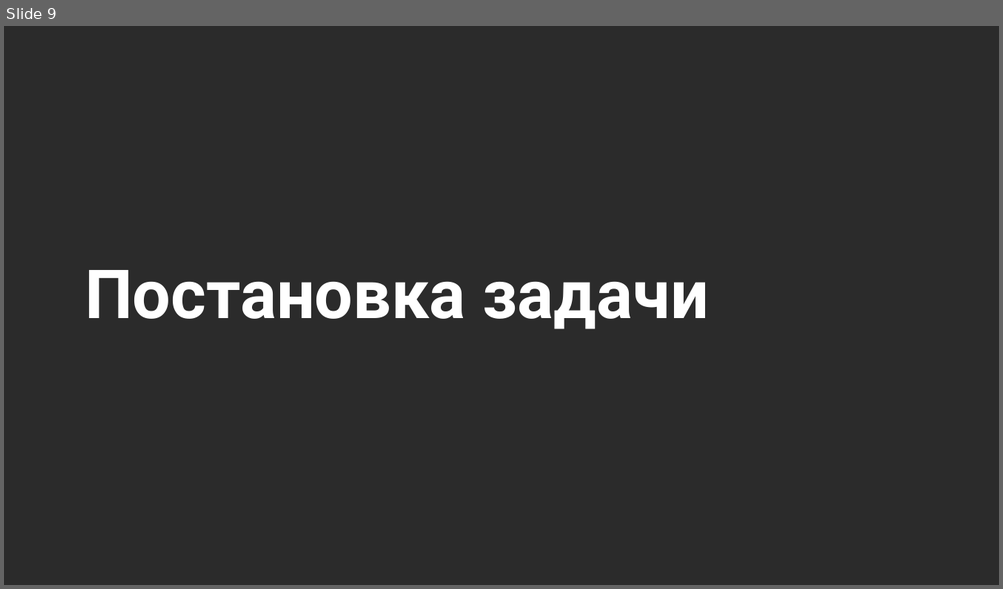
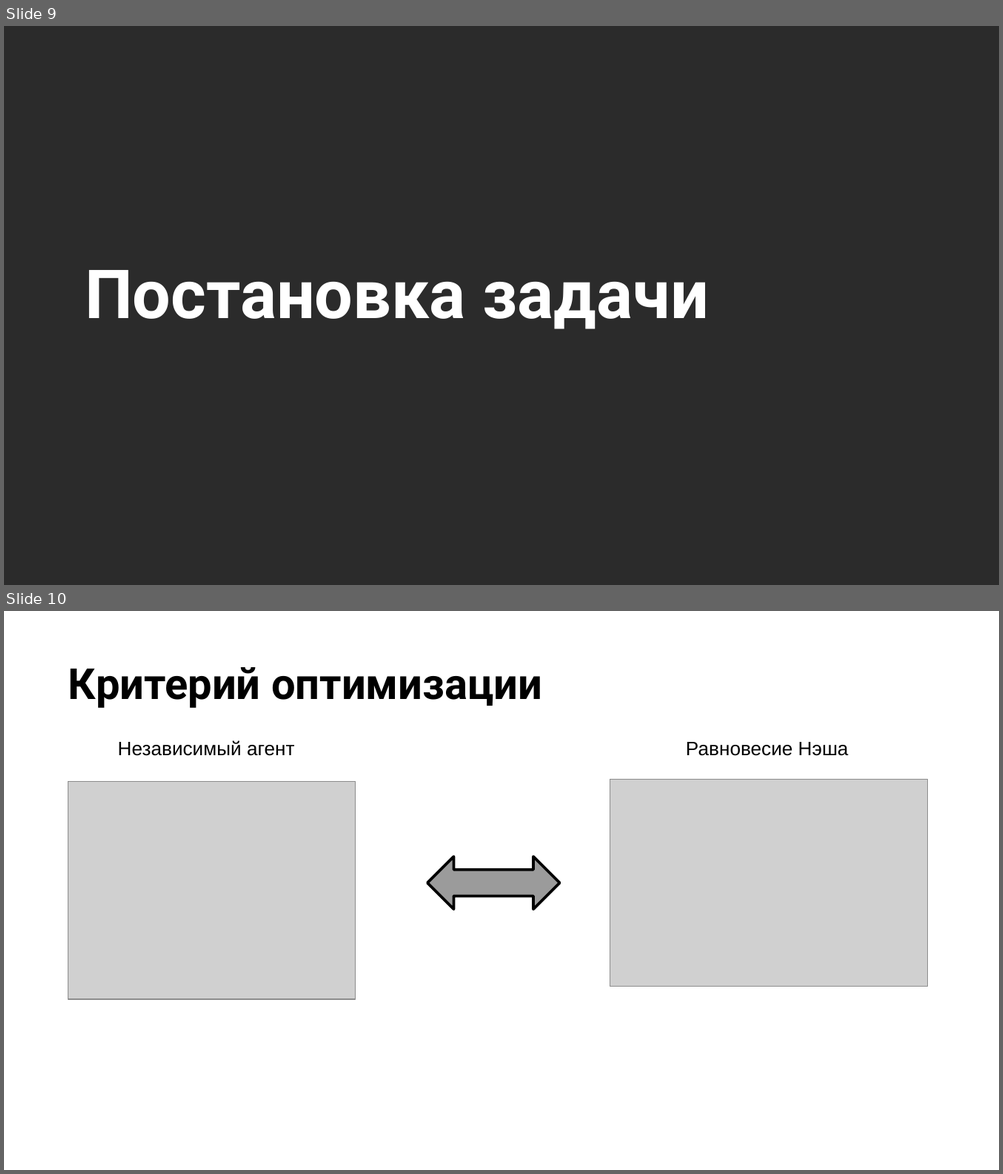
Before and after one commit to stureiko/Otus_lectures, a slide deck: RL/03 - Продвинутые темы Reinforcement Learning/03 - 02 Multiagent learning (MARL - DDPG)/MARL DDPG.pptx. Shown one above the other, each under a label of ours: slide 9 before the commit, slides 9 and 10 after it. The pictures are 1003x589 and 1003x1174 pixels, drawn with LibreOffice and Linux fonts; fonts in the diff are those of the drawing; grey boxes stand for pictures; background and template pictures are left out; a plain dark background stands for a picture behind light text. Boxes give left, top, right and bottom in pixels: in the first picture for what was removed or moved away, otherwise in the second. Text is boxed around its words. In the diff, an @@ line names an element or a change of style, - is before the commit and + after.

```diff
--- a/RL/03 - Продвинутые темы Reinforcement Learning/03 - 02 Multiagent learning (MARL - DDPG)/MARL DDPG.pptx
+++ b/RL/03 - Продвинутые темы Reinforcement Learning/03 - 02 Multiagent learning (MARL - DDPG)/MARL DDPG.pptx
@@ slide 10 added at [4, 611, 999, 1170], background picture (left out) @@
@@ title added at [68, 667, 542, 708], 31 pt, text #000000, bold @@
+Критерий оптимизации
@@ text added at [118, 741, 295, 756], 14 pt, text #000000 @@
+Независимый агент
@@ text added at [686, 742, 848, 756], 14 pt, text #000000 @@
+Равновесие Нэша
@@ picture added at [68, 782, 355, 1000] @@
@@ picture added at [609, 779, 927, 986] @@
@@ left right arrow added at [428, 857, 560, 909], fill #9B9B9B, outline #000000 2 pt @@
```
Also in this commit, not shown: 3 slides changed, 6 other slides added, 2 slides removed.
